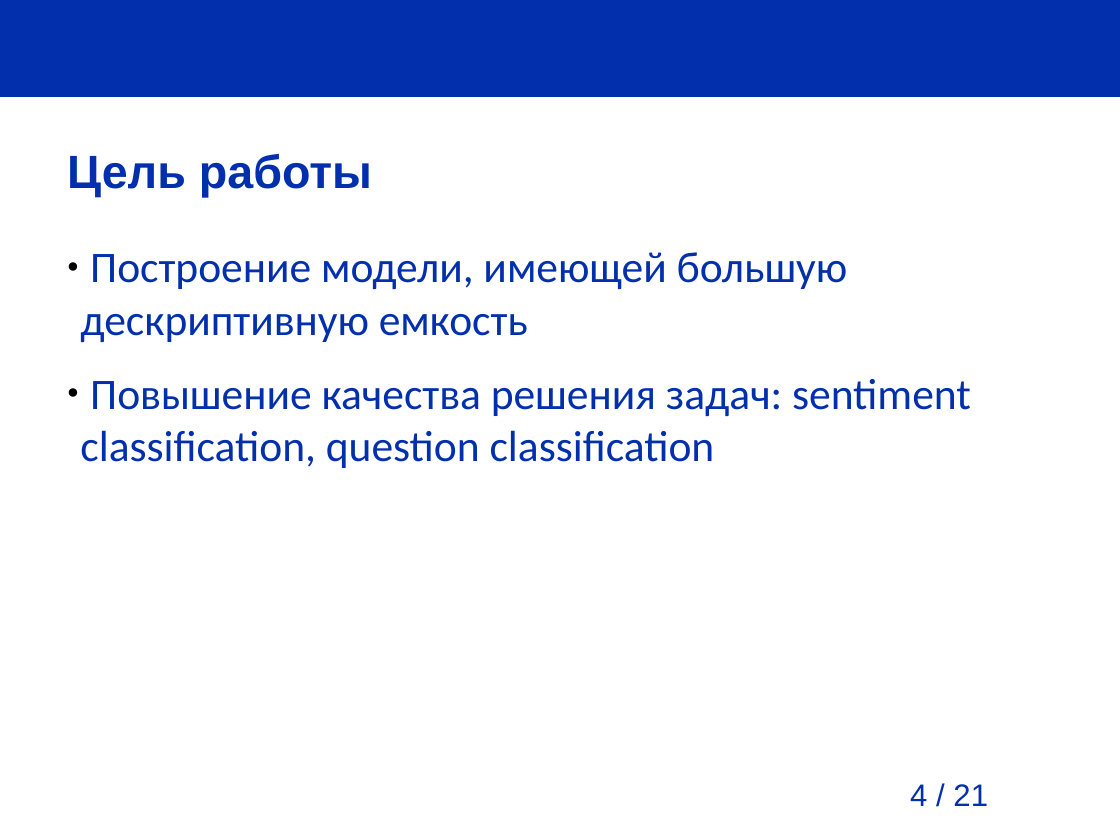
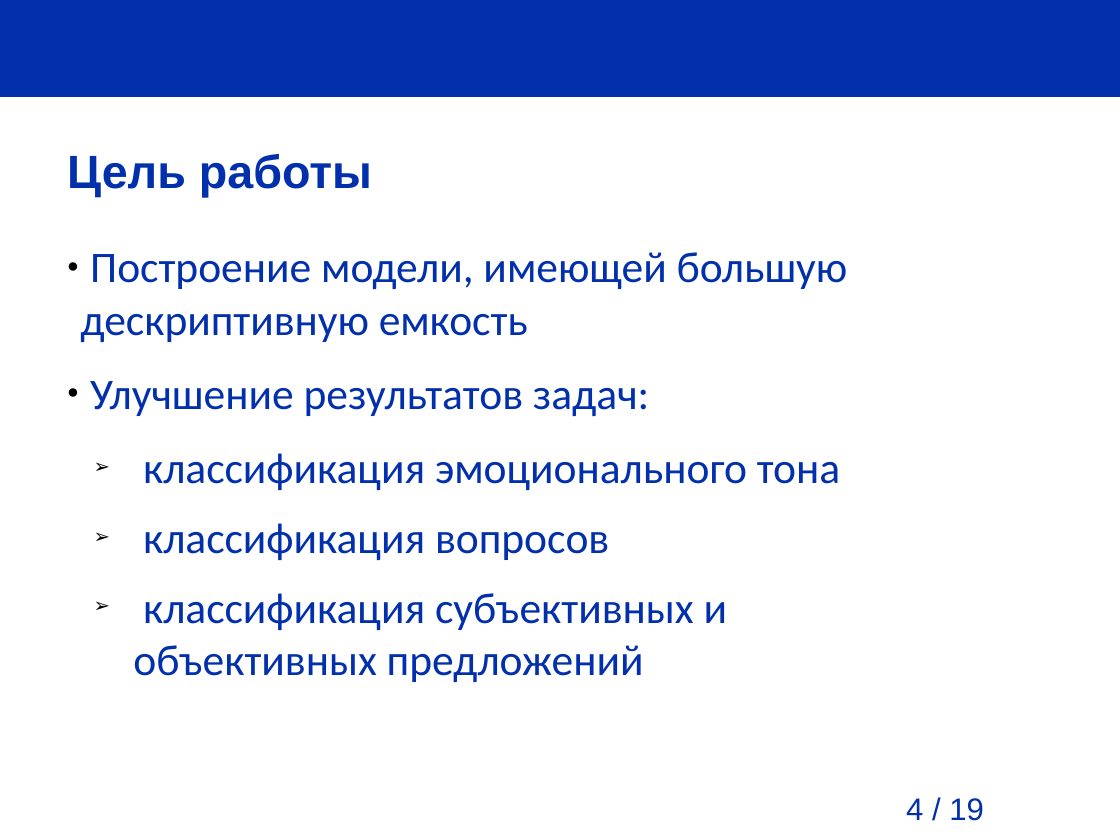
Before and after one commit to pva701/bachelor-thesis, a slide deck: slide 4 of presentation/presentation.odp. Drawn at 1120x840 pixels with LibreOffice and Linux fonts; fonts in the diff are those of the drawing; background and template pictures are left out. Boxes give left, top, right and bottom in pixels: in the first picture for what was removed or moved away, otherwise in the second. Text is boxed around its words. In the diff, an @@ line names an element or a change of style, - is before the commit and + after.

```diff
--- a/presentation/presentation.odp
+++ b/presentation/presentation.odp
@@ text at [90,381,840,682]: text changed @@
-● Повышение качества решения задач: sentiment classification, question classification
+● Улучшение результатов задач:
+  ➢ классификация эмоционального тона
+  ➢ классификация вопросов
+  ➢ классификация субъективных и объективных предложений
@@ page number at [906,798,984,821]: text changed @@
-4 / 21
+4 / 19
```
Also in this commit, not shown: 14 other slides changed, 7 slides added, 5 slides removed, 15 other files.
